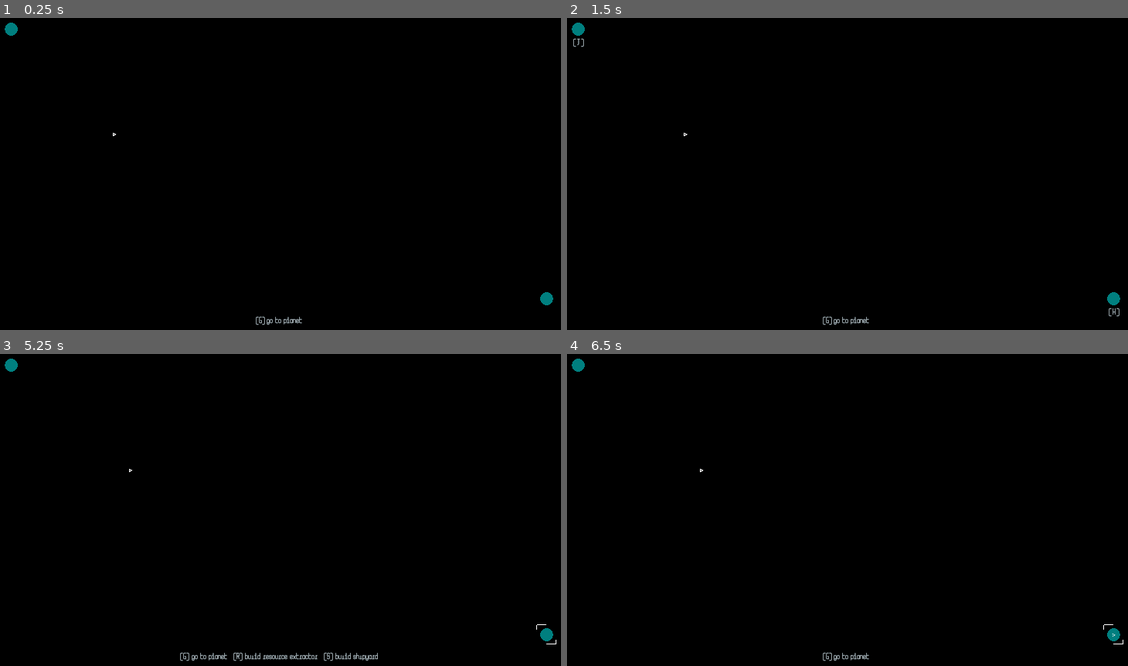
Above: before the commit, frames 1-4 (two rows, left to right).
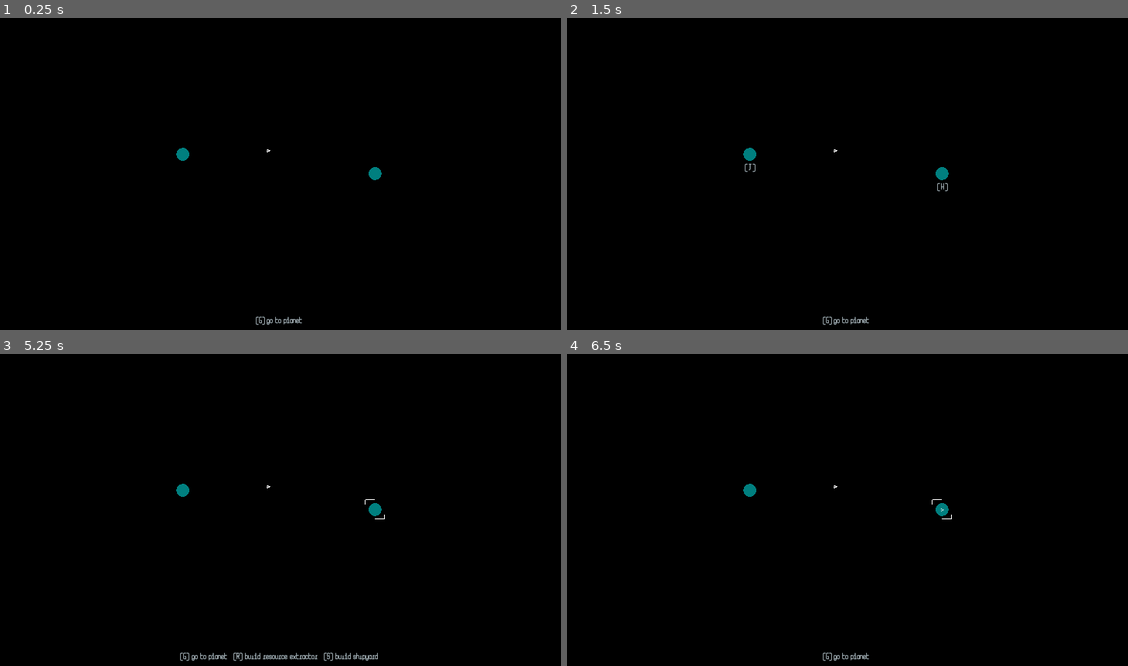
Above: after the commit, the same moments.

Repository: raffomania/aekisfour
Game: Godot game, scene res://main.tscn
Same seed, same stepped clock (60 frames per second), same inputs: the game is played once before the commit and once after it.
Inputs:
- Up to frame 1 (0.25 s): no input
- Up to frame 2 (1.5 s): tap Enter at 0.5 s; hold R (r) 0.53-1.28 s; tap G (g) at 0.6 s; tap Space at 1.25 s; tap R (r) at 1.35 s
- Up to frame 3 (5.25 s): tap S (s) at 1.55, 3.8, 4.35 s; tap Enter at 2, 3.5 s; hold S (s) 2.03-2.78 s; tap G (g) at 2.3, 2.85, 4.55 s; tap Space at 2.75, 4.25 s; tap R (r) at 3.05 s; hold R (r) 3.53-4.28 s; hold R (r) from 5.03 s (still down); tap H at 5.1 s
- Up to frame 4 (6.5 s): release R (r) at 5.78 s; tap J at 5.85 s; tap S (s) at 6.05 s

The runs differ from the first frame. In frame 1, 0.3% of the frame differs, in the area x 0-99%, y 1-93%; in frame 2, 0.4%, in the area x 0-99%, y 1-96%; in frame 3, 0.3%; in frame 4, 0.3%.

Commit message:
actually move ships

Diff:
--- a/main.tscn
+++ b/main.tscn
@@ -17,11 +17,11 @@
 [node name="main" type="Node"]
 
 [node name="planet" type="Node2D" parent="."]
-position = Vector2( 1844.51, 1010.55 )
+position = Vector2( 1290.34, 610.976 )
 script = ExtResource( 1 )
 
 [node name="planet2" type="Node2D" parent="."]
-position = Vector2( 182.013, 172.971 )
+position = Vector2( 693.372, 551.139 )
 script = ExtResource( 1 )
 
 [node name="ships" type="MultiMeshInstance2D" parent="."]
--- a/planet.gd
+++ b/planet.gd
@@ -1,10 +1,12 @@
 extends Node2D
+
+class_name Planet
 
 enum building_type {RESOURCE, SHIPYARD, NONE}
 
-var resources = 0
-var selected = false
-var show_label = false
+var resources = 0 setget set_resources
+var selected = false setget set_selected
+var show_label = false setget set_show_label
 var character
 var building = building_type.NONE
 
@@ -43,21 +45,43 @@
 		draw_texture(ship_texture, Vector2(-5, -5))
 
 
-func _process(_delta):
-	update()
-
 func tick_resources():
 	resources += 1
 	update()
+
+func try_spawn_ship():
+	if resources >= 5:
+		$'../ships'.add_ship(self.global_position)
+		resources -= 5
 
 func set_building(type):
 	if building != building_type.NONE:
 		return
 
 	building = type
+	update()
+
 	if type == building_type.RESOURCE:
 		var resource_timer = Timer.new()
 		resource_timer.wait_time = 5
 		resource_timer.connect('timeout', self, 'tick_resources')
 		add_child(resource_timer)
 		resource_timer.start()
+	if type == building_type.SHIPYARD:
+		var build_timer = Timer.new()
+		build_timer.wait_time = 1
+		build_timer.connect('timeout', self, 'try_spawn_ship')
+		add_child(build_timer)
+		build_timer.start()
+
+func set_show_label(value):
+	show_label = value
+	update()
+
+func set_selected(value):
+	selected = value
+	update()
+
+func set_resources(value):
+	resources = value
+	update()
--- a/project.godot
+++ b/project.godot
@@ -7,6 +7,16 @@
 ;   param=value ; assign values to parameters
 
 config_version=4
+
+_global_script_classes=[ {
+"base": "Node2D",
+"class": "Planet",
+"language": "GDScript",
+"path": "res://planet.gd"
+} ]
+_global_script_class_icons={
+"Planet": ""
+}
 
 [application]
 
--- a/ships.gd
+++ b/ships.gd
@@ -1,31 +1,60 @@
 extends MultiMeshInstance2D
 
-var ships = []
+var ships: Array = []
 
 func _ready():
 	for i in range(self.multimesh.instance_count):
 		var ship = Ship.new()
-		ship.init()
+		ship.init(Vector2(1920/2, 1080/2))
 		ships.push_back(ship)
 		multimesh.set_instance_transform_2d(i, ships[i].transform)
 
 func _process(dt):
+	var planets = get_tree().get_nodes_in_group('planets')
 	for i in range(self.multimesh.instance_count):
 		var ship = ships[i]
+		if not is_instance_valid(ship.target):
+			ship.update_target(planets)
 		ship.update(dt)
 		multimesh.set_instance_transform_2d(i, ship.transform)
 
-func add_ship():
+func add_ship(position):
 	multimesh.instance_count += 1
 	var ship = Ship.new()
-	ship.init()
+	ship.init(position)
 	ships.push_back(ship)
 
 class Ship:
-	var transform
+	var transform: Transform2D
+	var target: Planet
+	var resources = 0
 
-	func init():
-		transform = Transform2D().translated(Vector2(500, 500))
+	func init(position):
+		transform = Transform2D().translated(position)
 
 	func update(dt):
-		transform = transform.translated(Vector2(dt * 10, 0))
+		if is_instance_valid(target):
+			var direction = target.global_position - transform.origin
+			if direction.length_squared() < 50:
+				process_target()
+			else:
+				transform = Transform2D().rotated(direction.angle())\
+					.translated((transform.origin + dt * 100 * direction.normalized()).rotated(-direction.angle()))
+
+	func process_target():
+		if target.building == target.building_type.RESOURCE and target.resources > 0 and resources == 0:
+			target.resources -= 1
+			resources += 1
+		elif target.building == target.building_type.SHIPYARD and resources > 0:
+			resources -= 1
+			target.resources += 1
+		target = null
+
+	func update_target(planets):
+		for planet in planets:
+			if planet.building == planet.building_type.SHIPYARD and resources > 0:
+				target = planet
+				return
+			elif planet.building == planet.building_type.RESOURCE and resources == 0:
+				target = planet
+				return
